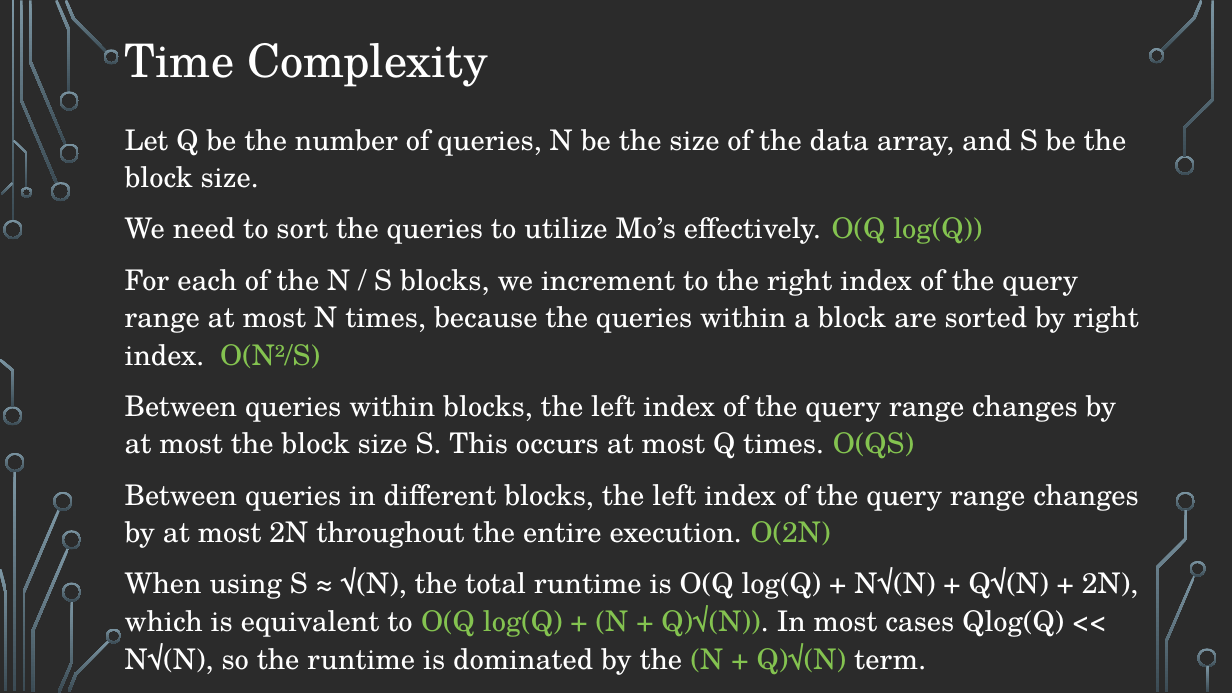
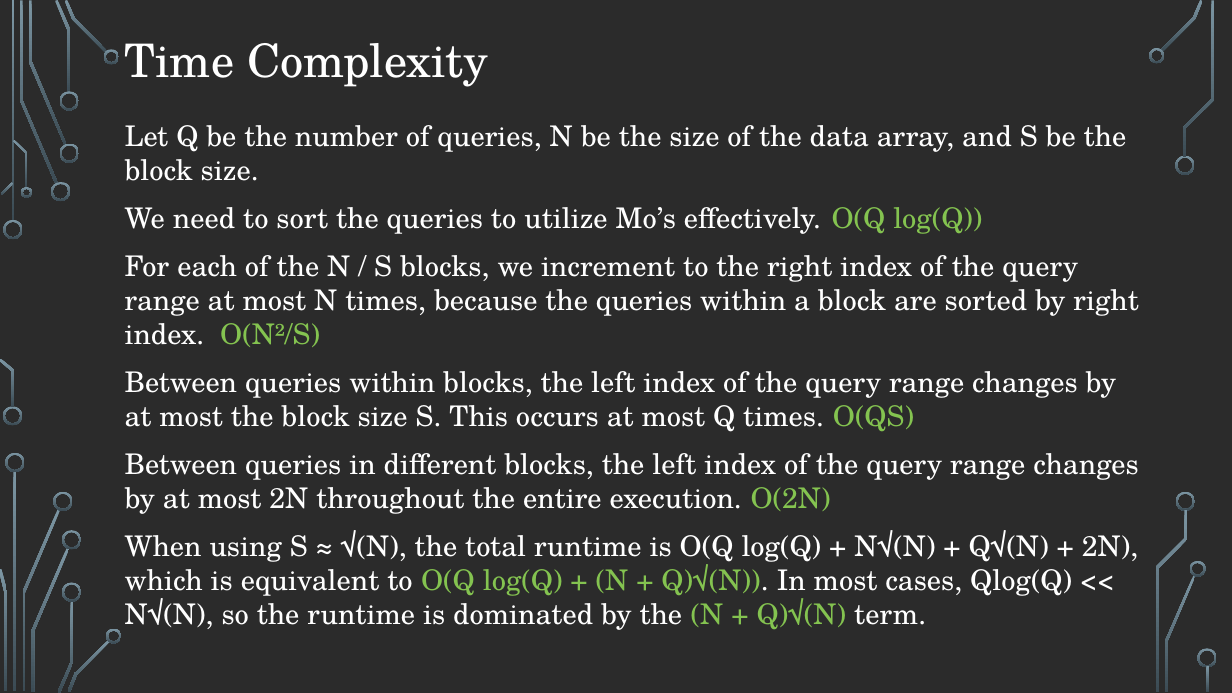
Before and after one commit to markfloryan/advalgo_projects, a slide deck: slide 31 of projects/16-mosAlgorithm/slides/lecture_mosAlgorithm.pptx. Drawn at 1232x693 pixels with LibreOffice and Linux fonts; fonts in the diff are those of the drawing; background and template pictures are left out; a plain dark background stands for a picture behind light text. Boxes give left, top, right and bottom in pixels: in the first picture for what was removed or moved away, otherwise in the second. Text is boxed around its words. In the diff, an @@ line names an element or a change of style, - is before the commit and + after.

Commit message:
Fix lecture slides (number misalignment in examples)

```diff
--- a/projects/16-mosAlgorithm/slides/lecture_mosAlgorithm.pptx
+++ b/projects/16-mosAlgorithm/slides/lecture_mosAlgorithm.pptx
@@ text at <box>125,125,1139,514</box>: line spacing 1.1 to 1 @@
@@ text at <box>125,530,1138,630</box>: text changed @@
-When using S ≈ √(N), the total runtime is O(Q log(Q) + N√(N) + Q√(N) + 2N), which is equivalent to O(Q log(Q) + (N + Q)√(N)). In most cases Qlog(Q) << N√(N), so the runtime is dominated by the (N + Q)√(N) term.
+When using S ≈ √(N), the total runtime is O(Q log(Q) + N√(N) + Q√(N) + 2N), which is equivalent to O(Q log(Q) + (N + Q)√(N)). In most cases, Qlog(Q) << N√(N), so the runtime is dominated by the (N + Q)√(N) term.
```
Also in this commit, not shown: 18 other slides changed, 1 other file.
